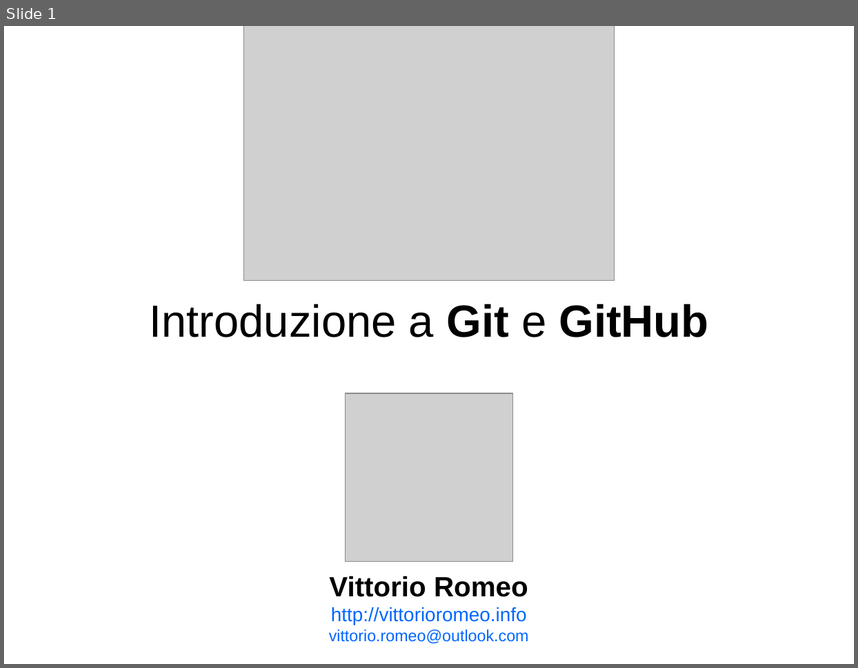
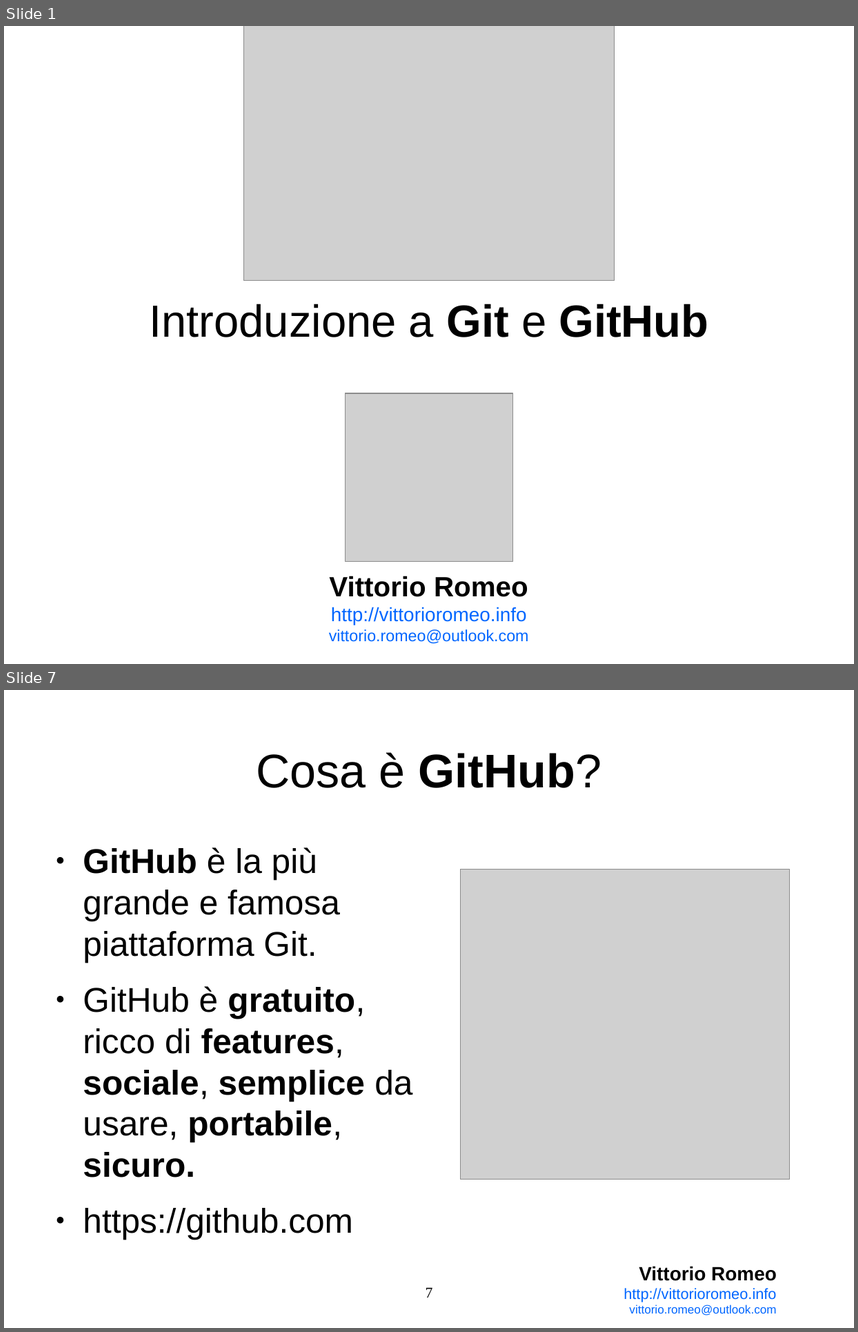
Before and after one commit to vittorioromeo/linuxDay2014, a slide deck: presentation.odp. Shown one above the other, each under a label of ours: slide 1 before the commit, slides 1 and 7 after it; the slides between them are not shown. The pictures are 858x668 and 858x1332 pixels, drawn with LibreOffice and Linux fonts; fonts in the diff are those of the drawing; grey boxes stand for pictures; background and template pictures are left out. Boxes give left, top, right and bottom in pixels: in the first picture for what was removed or moved away, otherwise in the second. Text is boxed around its words. In the diff, an @@ line names an element or a change of style, - is before the commit and + after.

```diff
--- a/presentation.odp
+++ b/presentation.odp
@@ slide 7 added at (4,690,854,1328), background #FFFFFF @@
@@ title added at (256,752,602,788), 44 pt, text #000000 @@
+Cosa è GitHub?
@@ text added at (83,847,412,1239), 32 pt, text #000000 @@
+● GitHub è la più grande e famosa piattaforma Git.
+● GitHub è gratuito, ricco di features, sociale, semplice da usare, portabile, sicuro.
+● https://github.com
@@ picture added at (461,869,790,1179) @@
@@ text added at (624,1265,777,1315), 11 pt, text #0066FF @@
+Vittorio Romeo
+http://vittorioromeo.info
+vittorio.romeo@outlook.com
@@ page number added at (426,1287,433,1297), 14 pt, text #000000 @@
+7
```
Also in this commit, not shown: 5 slides changed, 11 other slides added, 10 slides removed, 13 other files.
